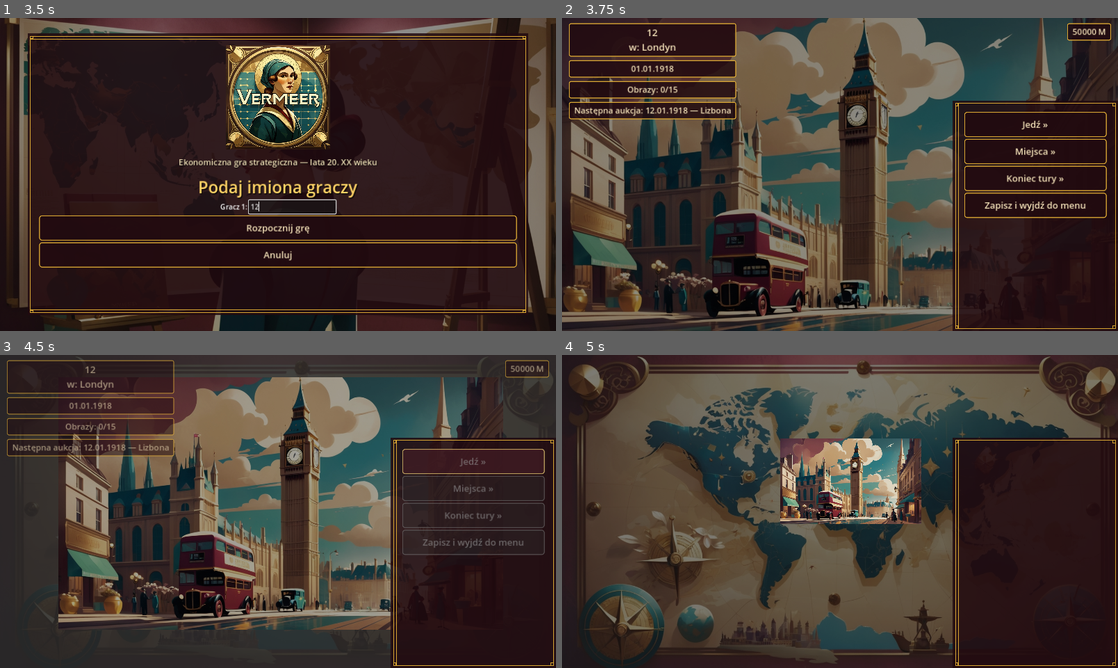
Above: before the commit, frames 1-4 (two rows, left to right).
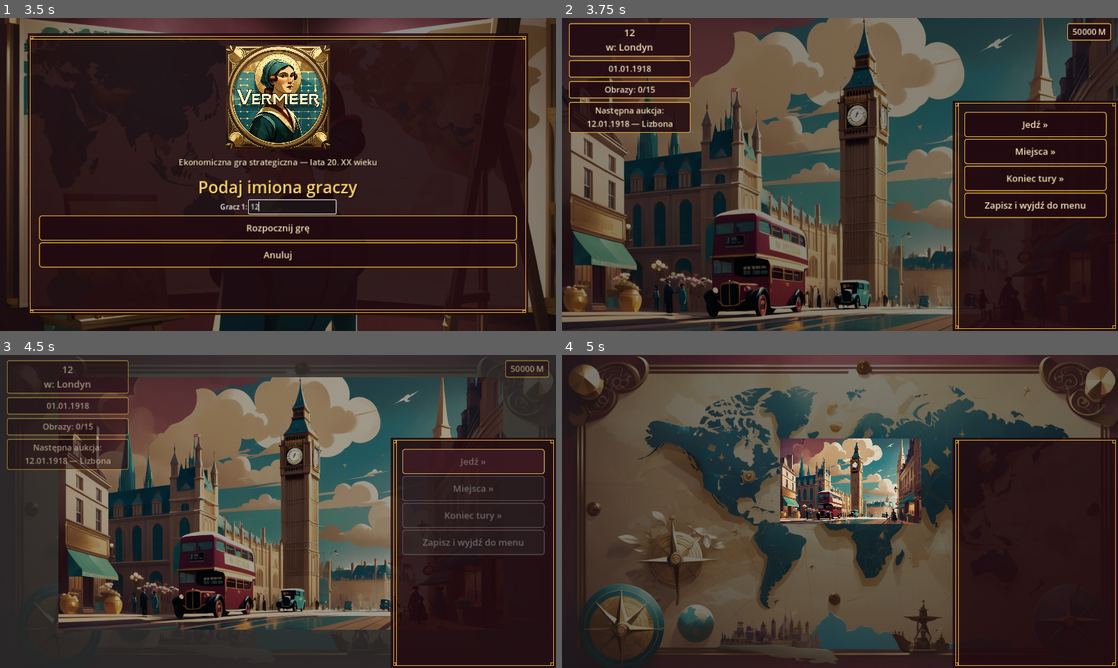
Above: after the commit, the same moments.

Repository: cinekm20/the-forger-retro-tycoon
Game: Godot game, scene res://scenes/main_menu/MainMenu.tscn
The game is run twice, just before and just after one commit, with the same random seed, the same clock (stepped at 60 frames per second) and the same inputs.
Inputs (mouse positions are in pixels of both pictures, inside the frame that each line leads up to):
- Up to frame 1 (3.5 s): click "1" at 0.5 s; click "Tryb łatwy (15/40 obrazów do …" at 1.25 s; click "Nowa gra" at 2 s; click (294, 205) at 2.77 s; type "12" at 2.85 s
- Up to frame 2 (3.75 s): click "Rozpocznij grę" at 3.5 s
- Up to frame 3 (4.5 s): click "Jedź »" at 4.25 s
- Up to frame 4 (5 s): no input

Frame 1 is identical in both runs. In frame 2, 4.1% of the frame differs, in the area x 1-32%, y 1-37%; in frame 3, 3.0%; in frame 4, nothing differs.

Commit message:
Hub: skrzynki w lewym górnym rogu mają zawsze tę samą szerokość
make_info_box z min_width > 0 wymuszał tylko MINIMALNĄ szerokość —
PanelContainer i tak rósł ponad nią, gdy treść etykiety tego wymagała,
więc np. skrzynka terminu aukcji miała różną szerokość zależnie od
długości nazwy miasta (Amsterdam vs Berlin). Teraz min_width ustawia
też stałą szerokość samej etykiety + autowrap, więc dłuższy tekst
zawija się zamiast rozpychać skrzynkę. Wszystkie 4 skrzynki w lewej
kolumnie Huba (lokalizacja, data, obrazy, termin aukcji) dostają tę
samą szerokość.

Diff:
--- a/game/scenes/hub/Hub.gd
+++ b/game/scenes/hub/Hub.gd
@@ -145,9 +145,15 @@
 	left_column.add_theme_constant_override("separation", 8)
 	row.add_child(left_column)
 
+	## Wszystkie 4 skrzynki dostają TĘ SAMĄ szerokość (280) — użytkownik
+	## zgłosił, że muszą być zawsze jednakowej szerokości, niezależnie od
+	## treści (np. skrzynka terminu aukcji miała różną szerokość zależnie od
+	## długości nazwy miasta: Amsterdam vs Berlin). make_info_box z
+	## min_width > 0 wymusza teraz stałą szerokość + zawijanie zamiast
+	## rozpychania skrzynki (patrz komentarz w screen_helpers.gd).
 	location_label = ScreenHelpers.make_info_box(left_column, "", 280.0, 22)
-	date_label = ScreenHelpers.make_info_box(left_column, "")
-	paintings_label = ScreenHelpers.make_info_box(left_column, "")
+	date_label = ScreenHelpers.make_info_box(left_column, "", 280.0)
+	paintings_label = ScreenHelpers.make_info_box(left_column, "", 280.0)
 	## Skrzynka "NEXT AUCTION IS: ..." z oryginału — widoczna niezależnie od
 	## typu aktualnego miasta, bo termin aukcji dotyczy jednego z 5 miast
 	## aukcyjnych, nie koniecznie tego, w którym gracz akurat jest.
--- a/game/scripts/ui/screen_helpers.gd
+++ b/game/scripts/ui/screen_helpers.gd
@@ -291,9 +291,15 @@
 ## tak jak w oryginale pasek stanu to kilka osobnych skrzynek (imię gracza +
 ## lokalizacja, gotówka, data), nie jeden zbity ciąg tekstu. Używać dla
 ## pojedynczych, krótkich informacji statusu (patrz Hub.gd).
-## min_width/font_size opcjonalne (0 = nie nadpisuj) — potrzebne dla
-## skrzynki "gracz w mieście", która ma więcej tekstu niż data/obrazy i
-## powinna być wyraźnie większa (patrz Hub.gd _build_top_row).
+## min_width/font_size opcjonalne (0 = nie nadpisuj). min_width > 0 to
+## NAPRAWDĘ stała szerokość (nie tylko minimum) — bez tego PanelContainer i
+## tak rośnie ponad min_width, gdy treść etykiety (bez zawijania) tego
+## wymaga, więc np. skrzynka terminu aukcji miała różną szerokość zależnie
+## od długości nazwy miasta (Amsterdam vs Berlin — zgłoszone przez
+## użytkownika, kilka takich skrzynek w rzędzie MUSI mieć zawsze tę samą
+## szerokość). Ustawiamy custom_minimum_size.x na SAMEJ etykiecie (nie tylko
+## na panelu) + autowrap, więc dłuższy tekst zawija się na kolejny wiersz
+## zamiast rozpychać skrzynkę.
 static func make_info_box(root: Container, text: String, min_width: float = 0.0, font_size: int = 0) -> Label:
 	var box := StyleBoxFlat.new()
 	box.bg_color = Color(COLOR_BURGUNDY_DARK.r, COLOR_BURGUNDY_DARK.g, COLOR_BURGUNDY_DARK.b, 0.85)
@@ -318,6 +324,9 @@
 	## 19 = domyślny większy rozmiar (patrz make_label), zamiast pozostawiać
 	## niepodbite skrzynki na ciut mniejszym, domyślnym rozmiarze Godota.
 	label.add_theme_font_size_override("font_size", font_size if font_size > 0 else 19)
+	if min_width > 0.0:
+		label.custom_minimum_size = Vector2(min_width - box.content_margin_left - box.content_margin_right, 0)
+		label.autowrap_mode = TextServer.AUTOWRAP_WORD
 	panel.add_child(label)
 	return label
 
